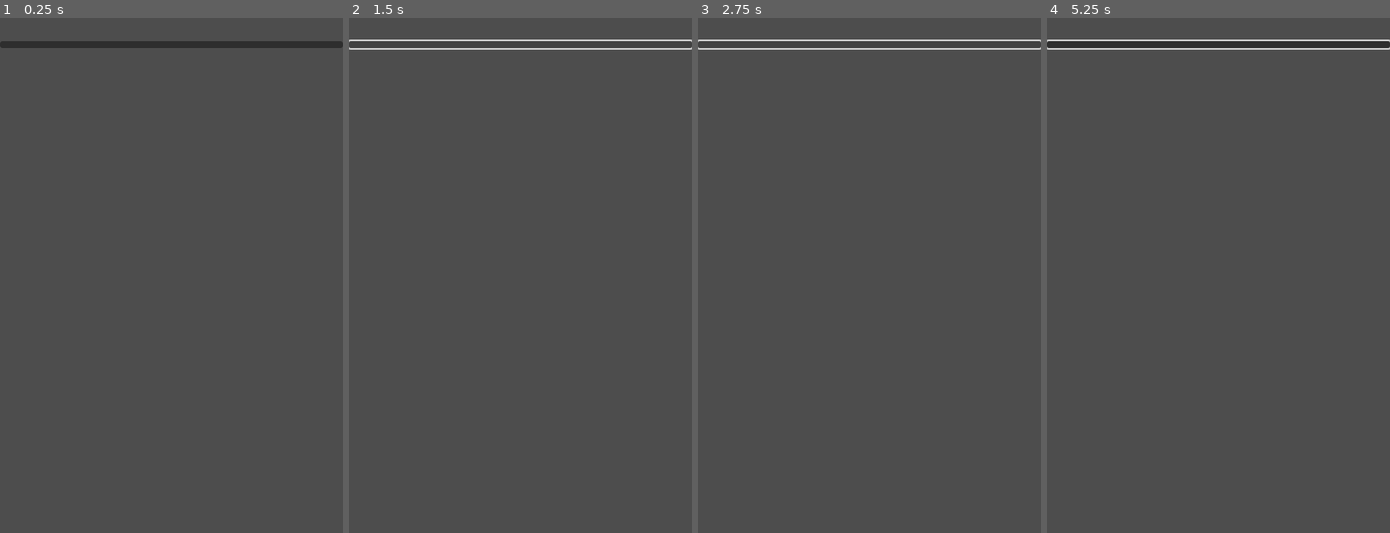
Above: before the commit, frames 1-4 (left to right).
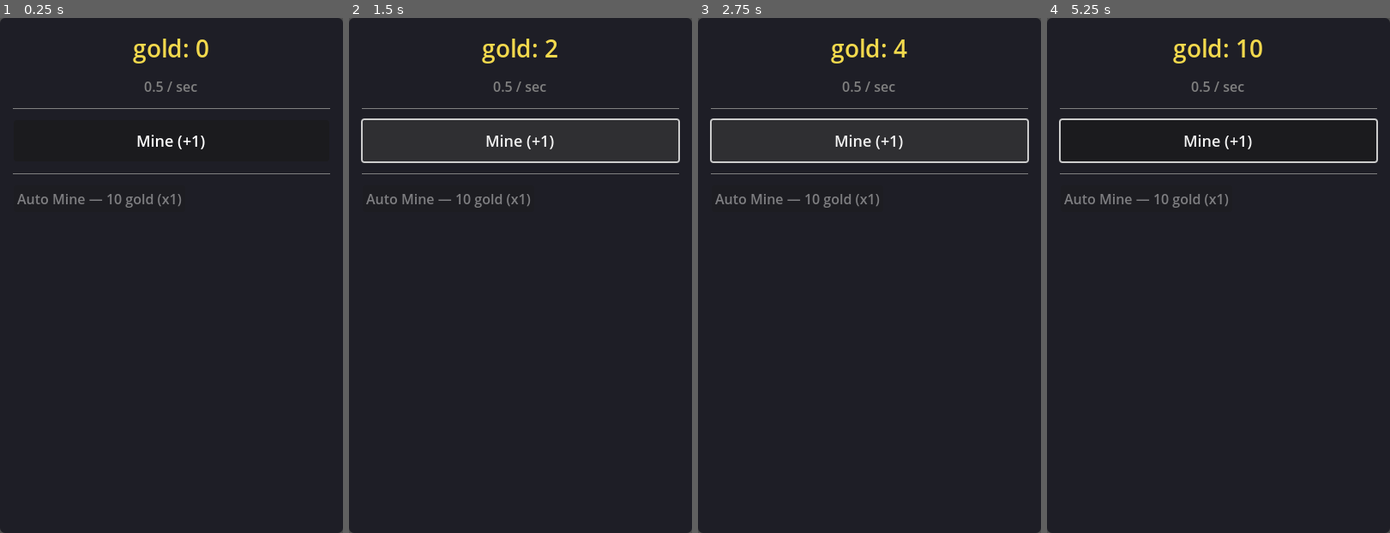
Above: after the commit, the same moments.

Repository: RGonzalezTech/desktop-idle-template
Game: Godot game, scene res://scenes/main.tscn
The game is run twice, just before and just after one commit, with the same random seed, the same clock (stepped at 60 frames per second) and the same inputs.
Inputs (mouse positions are in pixels of both pictures, inside the frame that each line leads up to; where the layout moved, square brackets give the same spot in the first picture):
- Up to frame 1 (0.25 s): no input
- Up to frame 2 (1.5 s): click (520, 141) [520, 43] at 0.5 s; click (520, 141) [520, 43] at 1.25 s
- Up to frame 3 (2.75 s): click (869, 141) [869, 43] at 2 s
- Up to frame 4 (5.25 s): tap Enter at 2.75, 4.25 s; move the mouse to (1293, 249) at 2.77 s; hold Shift 2.78-3.5 s; click (1293, 249) at 2.92 s; tap Space at 3.5, 5 s; drag from (1149, 301) to (1201, 378) at 3.52 s; move the mouse to (1252, 162) at 4.27 s; tap Ctrl at 4.35 s; click (1252, 162) at 4.42 s; drag from (1201, 378) to (1115, 198) at 5.02 s

The runs differ from the first frame. In frame 1, 99% of the frame differs, in the area x 0-100%, y 0-100%; in frame 2, 100%; in frame 3, 100%; in frame 4, 99%.

Commit message:
UI: fix unplayable main scene — wiring, layout, passive income, and shop counts
- Switch all NodePath exports to @onready $ notation (NodePath overrides
  on instanced PackedScene roots don't survive scene merge in Godot 4)
- Fix ordering: idle_runner.start() before sub-scene wiring so resources
  are initialized when ResourceDisplay queries them
- GameClock.start() now accepts optional parent Node; IdleRunner passes
  self so the tick timer is reliably in-tree
- Add per-second label showing passive income rate
- Add PanelContainer background, separators, font sizes/colors for
  readable dark-theme UI
- Show owned count on shop buttons (e.g. 'Auto Mine — 10 gold (x3)')
- Set producer_id and display_text on ProducerButton so the click
  button actually produces gold

Diff:
--- a/project.godot
+++ b/project.godot
@@ -11,9 +11,13 @@
 [application]
 
 config/name="DesktopIdleTemplate"
+run/main_scene="res://scenes/main.tscn"
 config/features=PackedStringArray("4.4", "Forward Plus")
 config/icon="res://icon.svg"
-run/main_scene="res://scenes/main.tscn"
+
+[autoload]
+
+WindowManager="*res://scripts/ui/window_manager.gd"
 
 [display]
 
@@ -21,11 +25,6 @@
 window/size/viewport_height=600
 window/size/window_width_override=400
 window/size/window_height_override=600
-window/size/mode=0
-
-[autoload]
-
-WindowManager="*res://scripts/ui/window_manager.gd"
 
 [editor_plugins]
 
@@ -35,6 +34,6 @@
 
 click_action={
 "deadzone": 0.5,
-"events": [Object(InputEventMouseButton,"resource_local_to_s …(205 unchanged characters)… r2(0, 0),"factor":1.0,"button_index":1,"double_click":false,"pressed":false,"script":null)
+"events": [Object(InputEventMouseButton,"resource_local_to_s …(205 unchanged characters)… r2(0, 0),"factor":1.0,"button_index":1,"canceled":false,"pressed":false,"double_click":false,"script":null)
 ]
 }
--- a/scenes/main.tscn
+++ b/scenes/main.tscn
@@ -1,53 +1,66 @@
-[gd_scene load_steps=16 format=3 uid="uid://b16f7c"]
+[gd_scene load_steps=19 format=3 uid="uid://b16f7c"]
 
-[ext_resource type="Script" path="res://scripts/core/idle_runner.gd" id="1_idlrun"]
-[ext_resource type="Script" path="res://scripts/core/game_state.gd" id="2_gs"]
-[ext_resource type="Script" path="res://scripts/core/game_config.gd" id="3_gc"]
-[ext_resource type="Script" path="res://scripts/producers/click_producer.gd" id="4_cp"]
-[ext_resource type="Script" path="res://scripts/producers/passive_producer.gd" id="5_pp"]
-[ext_resource type="Script" path="res://scripts/shop/shop_entry.gd" id="6_se"]
-[ext_resource type="Script" path="res://scripts/shop/producer_shop_entry.gd" id="7_pse"]
-[ext_resource type="Script" path="res://scripts/shop/shop_inventory.gd" id="8_si"]
-[ext_resource type="PackedScene" path="res://scenes/ui/main_view.tscn" id="9_mnvw"]
+[ext_resource type="Script" uid="uid://4iswot021kk7" path="res://scripts/core/idle_runner.gd" id="1_idlrun"]
+[ext_resource type="Script" uid="uid://tj584knhcn63" path="res://scripts/core/game_state.gd" id="2_gs"]
+[ext_resource type="Script" uid="uid://bok81pmatclxk" path="res://scripts/events/base_event.gd" id="3_eb6dy"]
+[ext_resource type="Script" uid="uid://dne4fsi1vdr65" path="res://scripts/core/game_config.gd" id="3_gc"]
+[ext_resource type="Script" uid="uid://gmhcu1ojtwqm" path="res://scripts/producers/click_producer.gd" id="4_cp"]
+[ext_resource type="Script" uid="uid://dsn7j3lxde07a" path="res://scripts/producers/base_producer.gd" id="4_trceg"]
+[ext_resource type="Script" uid="uid://sq1vbnwgrvm2" path="res://scripts/producers/passive_producer.gd" id="5_pp"]
+[ext_resource type="Script" uid="uid://b4a5072gfyn3o" path="res://scripts/shop/producer_shop_entry.gd" id="7_pse"]
+[ext_resource type="Script" uid="uid://bifyfvrn7ejrs" path="res://scripts/shop/shop_entry.gd" id="8_a8y0u"]
+[ext_resource type="Script" uid="uid://b7sr7evqkv5av" path="res://scripts/shop/shop_inventory.gd" id="8_si"]
+[ext_resource type="PackedScene" uid="uid://05e6b" path="res://scenes/ui/main_view.tscn" id="9_mnvw"]
+[ext_resource type="Script" uid="uid://c1dj0drn5c4jv" path="res://scripts/upgrades/base_upgrade.gd" id="11_jkv2x"]
 
 [sub_resource type="Resource" id="GameConfig_main"]
 script = ExtResource("3_gc")
+window_width = 400
+window_height = 600
+tick_rate = 1.0
+catchup_ticks_per_second = 60.0
 starting_resources = {
 "gold": 0.0
 }
+starting_producers = {}
 
 [sub_resource type="Resource" id="ClickProducer_mine"]
 script = ExtResource("4_cp")
+click_amount = 1.0
+cooldown = 0.0
+rate = 0.0
 producer_id = &"click_mine"
 target_resource = &"gold"
 is_active = true
 count = 1
-click_amount = 1.0
 
 [sub_resource type="Resource" id="PassiveProducer_mine"]
 script = ExtResource("5_pp")
+rate = 0.5
 producer_id = &"auto_mine"
 target_resource = &"gold"
 is_active = true
 count = 1
-rate = 0.5
 
 [sub_resource type="Resource" id="ShopEntry_auto"]
 script = ExtResource("7_pse")
+producer_id = &"auto_mine"
 entry_id = &"buy_auto_mine"
 display_name = "Auto Mine"
 cost_resource = &"gold"
 cost_amount = 10.0
-producer_id = &"auto_mine"
 
 [sub_resource type="Resource" id="ShopInventory_main"]
 script = ExtResource("8_si")
-entries = [SubResource("ShopEntry_auto")]
+entries = Array[ExtResource("8_a8y0u")]([SubResource("ShopEntry_auto")])
 
 [sub_resource type="Resource" id="GameState_main"]
 script = ExtResource("2_gs")
+save_version = 1
 config = SubResource("GameConfig_main")
-producers = [SubResource("ClickProducer_mine"), SubResource("PassiveProducer_mine")]
+producers = Array[ExtResource("4_trceg")]([SubResource("ClickProducer_mine"), SubResource("PassiveProducer_mine")])
+upgrades = Array[ExtResource("11_jkv2x")]([])
+events = Array[ExtResource("3_eb6dy")]([])
 shop_inventory = SubResource("ShopInventory_main")
 
 [node name="Main" type="Control"]
@@ -55,14 +68,12 @@
 anchors_preset = 15
 anchor_right = 1.0
 anchor_bottom = 1.0
+grow_horizontal = 2
+grow_vertical = 2
 
 [node name="IdleRunner" type="Node" parent="."]
 script = ExtResource("1_idlrun")
 game_state = SubResource("GameState_main")
 
 [node name="MainView" parent="." instance=ExtResource("9_mnvw")]
-layout_mode = 3
-anchors_preset = 15
-anchor_right = 1.0
-anchor_bottom = 1.0
-idle_runner = NodePath("../IdleRunner")
+layout_mode = 1
--- a/scenes/ui/main_view.tscn
+++ b/scenes/ui/main_view.tscn
@@ -1,10 +1,21 @@
-[gd_scene load_steps=6 format=3 uid="uid://a05e6b"]
+[gd_scene load_steps=7 format=3 uid="uid://a05e6b"]
 
 [ext_resource type="Script" path="res://scripts/ui/main_view.gd" id="1_mnview"]
 [ext_resource type="PackedScene" path="res://scenes/ui/resource_display.tscn" id="2_resdsp"]
 [ext_resource type="PackedScene" path="res://scenes/ui/producer_button.tscn" id="3_prdbtn"]
 [ext_resource type="PackedScene" path="res://scenes/ui/shop_view.tscn" id="4_shopvw"]
 [ext_resource type="PackedScene" path="res://scenes/ui/catchup_modal.tscn" id="5_ctchmd"]
+
+[sub_resource type="StyleBoxFlat" id="StyleBoxFlat_panel"]
+bg_color = Color(0.12, 0.12, 0.15, 1)
+corner_radius_top_left = 6
+corner_radius_top_right = 6
+corner_radius_bottom_left = 6
+corner_radius_bottom_right = 6
+content_margin_left = 16.0
+content_margin_top = 16.0
+content_margin_right = 16.0
+content_margin_bottom = 16.0
 
 [node name="MainView" type="Control"]
 layout_mode = 3
@@ -14,27 +25,51 @@
 grow_horizontal = 2
 grow_vertical = 2
 script = ExtResource("1_mnview")
-idle_runner = NodePath("")
-resource_display = NodePath("MarginContainer/VBoxContainer/ResourceDisplay")
-producer_button = NodePath("MarginContainer/VBoxContainer/ProducerButton")
-shop_view = NodePath("MarginContainer/VBoxContainer/ShopView")
-catchup_modal = NodePath("MarginContainer/VBoxContainer/CatchupModal")
 
-[node name="MarginContainer" type="MarginContainer" parent="."]
+[node name="PanelContainer" type="PanelContainer" parent="."]
 layout_mode = 3
 anchors_preset = 15
 anchor_right = 1.0
 anchor_bottom = 1.0
 grow_horizontal = 2
 grow_vertical = 2
+theme_override_styles/panel = SubResource("StyleBoxFlat_panel")
 
-[node name="VBoxContainer" type="VBoxContainer" parent="MarginContainer"]
+[node name="VBoxContainer" type="VBoxContainer" parent="PanelContainer"]
+layout_mode = 2
+size_flags_horizontal = 3
+size_flags_vertical = 3
+theme_override_constants/separation = 12
 
-[node name="ResourceDisplay" parent="MarginContainer/VBoxContainer" instance=ExtResource("2_resdsp")]
+[node name="ResourceDisplay" parent="PanelContainer/VBoxContainer" instance=ExtResource("2_resdsp")]
+layout_mode = 2
+custom_minimum_size = Vector2(0, 40)
+theme_override_font_sizes/font_size = 28
+theme_override_colors/font_color = Color(0.95, 0.85, 0.3, 1)
+horizontal_alignment = 1
 
-[node name="ProducerButton" parent="MarginContainer/VBoxContainer" instance=ExtResource("3_prdbtn")]
+[node name="PerSecLabel" type="Label" parent="PanelContainer/VBoxContainer"]
+layout_mode = 2
+text = "0.0 / sec"
+theme_override_font_sizes/font_size = 16
+theme_override_colors/font_color = Color(0.5, 0.5, 0.5, 1)
+horizontal_alignment = 1
 
-[node name="ShopView" parent="MarginContainer/VBoxContainer" instance=ExtResource("4_shopvw")]
+[node name="HSeparator" type="HSeparator" parent="PanelContainer/VBoxContainer"]
+layout_mode = 2
 
-[node name="CatchupModal" parent="MarginContainer/VBoxContainer" instance=ExtResource("5_ctchmd")]
+[node name="ProducerButton" parent="PanelContainer/VBoxContainer" instance=ExtResource("3_prdbtn")]
+layout_mode = 2
+custom_minimum_size = Vector2(0, 48)
+theme_override_colors/font_color = Color(1, 1, 1, 1)
+theme_override_font_sizes/font_size = 18
+
+[node name="HSeparator2" type="HSeparator" parent="PanelContainer/VBoxContainer"]
+layout_mode = 2
+
+[node name="ShopView" parent="PanelContainer/VBoxContainer" instance=ExtResource("4_shopvw")]
+layout_mode = 2
+custom_minimum_size = Vector2(0, 48)
+
+[node name="CatchupModal" parent="PanelContainer/VBoxContainer" instance=ExtResource("5_ctchmd")]
 visible = false
--- a/scenes/ui/producer_button.tscn
+++ b/scenes/ui/producer_button.tscn
@@ -4,3 +4,5 @@
 
 [node name="ProducerButton" type="Button"]
 script = ExtResource("1_d27b3")
+producer_id = &"click_mine"
+display_text = "Mine"
--- a/scripts/core/game_clock.gd
+++ b/scripts/core/game_clock.gd
@@ -40,24 +40,18 @@
 var _timer: Timer = null
 
 
-func start() -> void:
+func start(parent: Node = null) -> void:
 	if _timer == null:
 		_timer = Timer.new()
 		_timer.one_shot = false
-		# tick_rate ticks per second, so wait_time = 1.0 / tick_rate
 		_timer.wait_time = 1.0 / tick_rate
 		_timer.timeout.connect(_on_timer_timeout)
-		# Add timer as a child of this Resource's owner? No — Resource can't have children.
-		# We'll add it to the scene tree via Engine.get_main_loop() if available,
-		# but for testing, the timer callback can be called directly.
-		# For real runtime, the timer needs to be in the tree.
-		# We'll use a different approach: store the timer and let callers add it,
-		# OR we can add it to the scene tree root.
-		# Actually, for the test to work, we just need _on_timer_timeout callable.
-		# In production, we add to scene tree.
-		var main_loop := Engine.get_main_loop()
-		if main_loop is SceneTree:
-			main_loop.root.add_child(_timer)
+		if parent != null:
+			parent.add_child(_timer)
+		else:
+			var main_loop := Engine.get_main_loop()
+			if main_loop is SceneTree:
+				main_loop.root.add_child(_timer)
 	_timer.start()
 	is_paused = false
 
--- a/scripts/core/idle_runner.gd
+++ b/scripts/core/idle_runner.gd
@@ -14,7 +14,7 @@
 		return
 	game_state._apply_starting_config()
 	game_state.clock.tick.connect(_on_tick)
-	game_state.clock.start()
+	game_state.clock.start(self)
 
 
 func _on_tick(delta: float) -> void:
--- a/scripts/ui/main_view.gd
+++ b/scripts/ui/main_view.gd
@@ -1,11 +1,13 @@
 class_name MainView
 extends Control
 
-@export var idle_runner: IdleRunner
-@export var resource_display: ResourceDisplay
-@export var producer_button: ProducerButton
-@export var shop_view: ShopView
-@export var catchup_modal: CatchupModal
+@onready var idle_runner: IdleRunner = $"../IdleRunner"
+
+@onready var resource_display: ResourceDisplay = $PanelContainer/VBoxContainer/ResourceDisplay
+@onready var producer_button: ProducerButton = $PanelContainer/VBoxContainer/ProducerButton
+@onready var shop_view: ShopView = $PanelContainer/VBoxContainer/ShopView
+@onready var catchup_modal: CatchupModal = $PanelContainer/VBoxContainer/CatchupModal
+@onready var per_sec_label: Label = $PanelContainer/VBoxContainer/PerSecLabel
 
 func _ready() -> void:
 	if idle_runner == null:
@@ -13,7 +15,9 @@
 	var state := idle_runner.game_state
 	if state == null:
 		return
-	# Wire sub-scenes and trigger their deferred initialization.
+	# Start simulation first so _apply_starting_config() initializes resources.
+	idle_runner.start()
+	# Wire sub-scenes — resources are now initialized.
 	resource_display.game_state = state
 	resource_display._connect_and_update()
 	producer_button.game_state = state
@@ -21,8 +25,19 @@
 	shop_view.game_state = state
 	shop_view.shop_inventory = state.shop_inventory
 	shop_view._connect_and_refresh()
+	# Wire per-second label to resource changes.
+	state.resources.resource_changed.connect(_update_per_sec)
+	_update_per_sec(&"", 0.0, 0.0)
 	# Wire catchup modal signals.
 	state.clock.catchup_started.connect(catchup_modal.show_catchup)
 	state.clock.catchup_progress.connect(catchup_modal.update_progress)
 	state.clock.catchup_finished.connect(catchup_modal.hide_catchup)
-	idle_runner.start()
+
+func _update_per_sec(_id: StringName, _amount: float, _delta: float) -> void:
+	if idle_runner == null or idle_runner.game_state == null:
+		return
+	var rate: float = 0.0
+	for producer in idle_runner.game_state.producers:
+		if producer is PassiveProducer and producer.is_active:
+			rate += producer.rate * producer.count
+	per_sec_label.text = "%.1f / sec" % rate
--- a/scripts/ui/shop_view.gd
+++ b/scripts/ui/shop_view.gd
@@ -33,8 +33,20 @@
 		child.queue_free()
 	for entry in shop_inventory.get_visible_entries(game_state):
 		var btn := Button.new()
-		btn.text = "%s — %.0f %s" % [entry.display_name, entry.cost_amount, entry.cost_resource]
+		var label := "%s — %.0f %s" % [entry.display_name, entry.cost_amount, entry.cost_resource]
+		if entry is ProducerShopEntry:
+			var owner_count := _get_owned_count(entry.producer_id)
+			label += " (x%d)" % owner_count
+		btn.text = label
 		btn.disabled = not entry.can_afford(game_state)
 		var entry_id: StringName = entry.entry_id
 		btn.pressed.connect(func(): shop_inventory.purchase(entry_id, game_state))
 		_container.add_child(btn)
+
+func _get_owned_count(producer_id: StringName) -> int:
+	if game_state == null:
+		return 0
+	var producer := game_state.get_producer(producer_id)
+	if producer == null:
+		return 0
+	return producer.count
